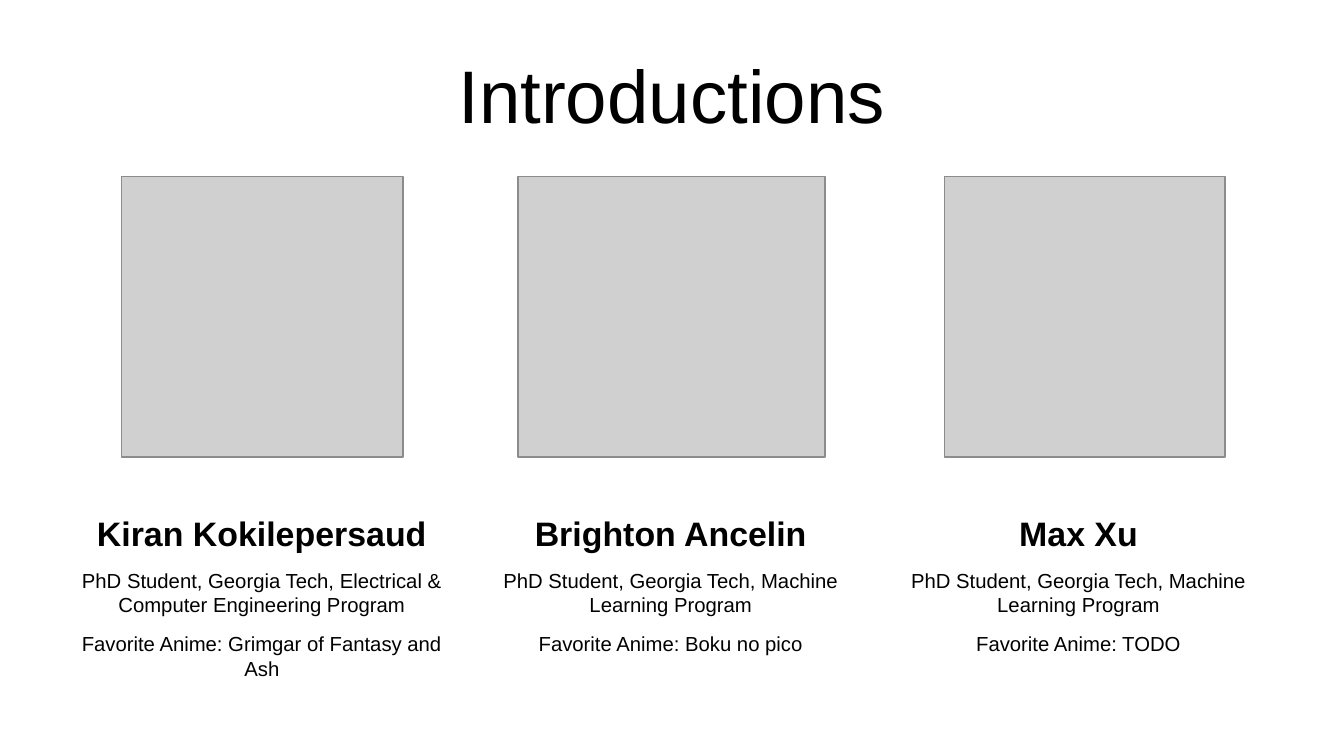
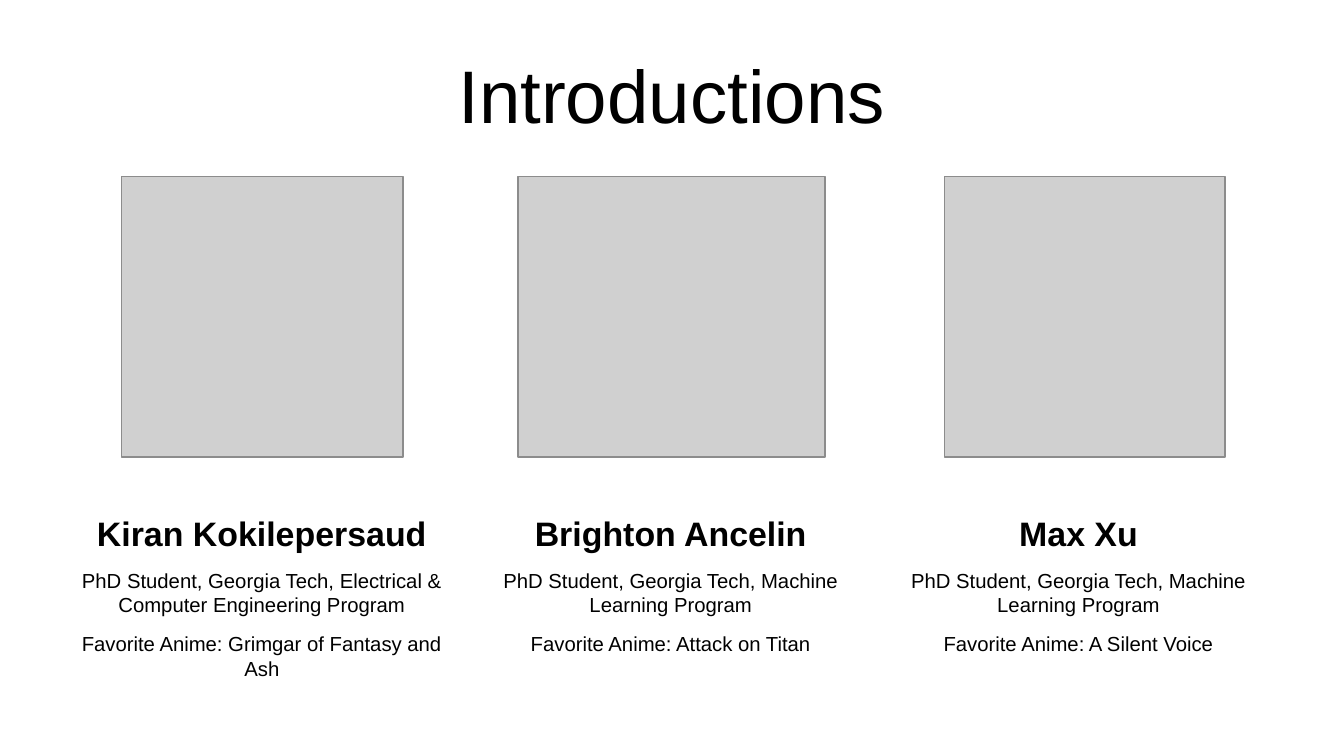
Before and after one commit to kkokilep/Cant-Spell-Anime-Without-AI, a slide deck: slide 3 of presentation/presentation-0.odp. Drawn at 1344x756 pixels with LibreOffice and Linux fonts; fonts in the diff are those of the drawing; grey boxes stand for pictures. Boxes give left, top, right and bottom in pixels: in the first picture for what was removed or moved away, otherwise in the second. Text is boxed around its words. In the diff, an @@ line names an element or a change of style, - is before the commit and + after.

Commit message:
updated anime

```diff
--- a/presentation/presentation-0.odp
+++ b/presentation/presentation-0.odp
@@ text at (531, 636, 810, 652): text changed @@
-Favorite Anime: Boku no pico
+Favorite Anime: Attack on Titan
@@ text at (944, 636, 1213, 652): text changed @@
-Favorite Anime: TODO
+Favorite Anime: A Silent Voice
```
Also in this commit, not shown: 1 other file.
